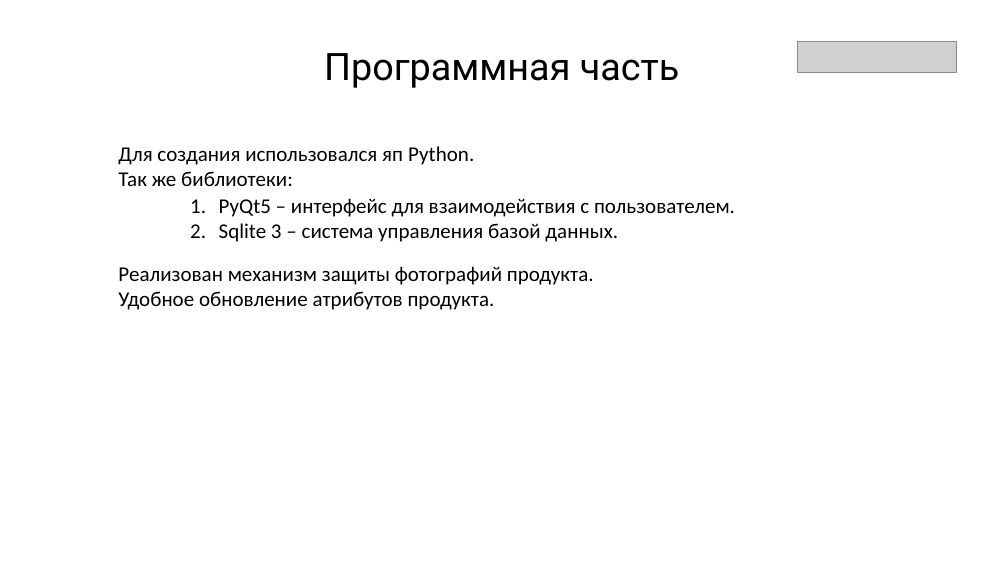
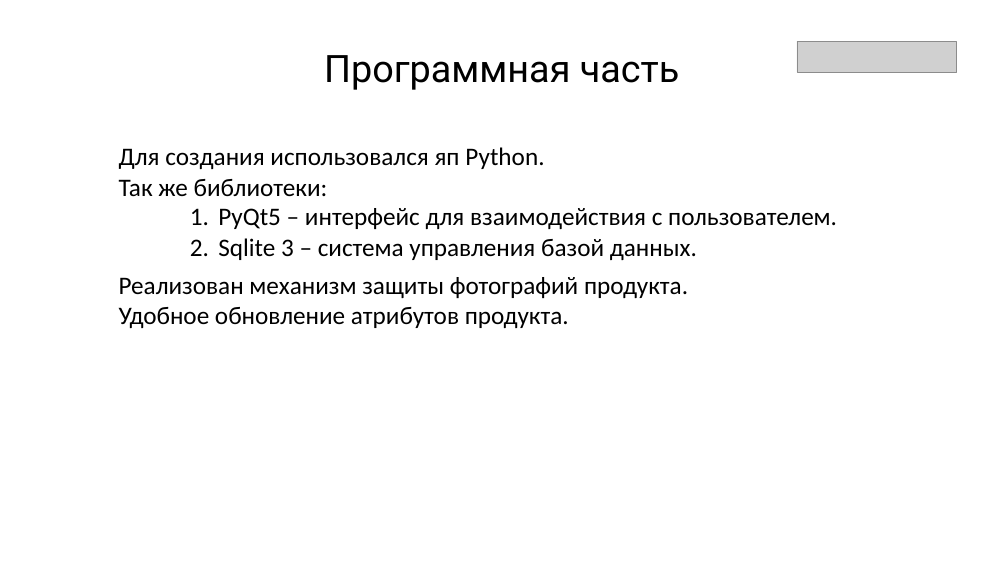
Before and after one commit to asikpro13/ProjectLyceym, a slide deck: slide 4 of Представление Мазурек Вадим.pptx. Drawn at 1008x567 pixels with LibreOffice and Linux fonts; fonts in the diff are those of the drawing; grey boxes stand for pictures. Boxes give left, top, right and bottom in pixels: in the first picture for what was removed or moved away, otherwise in the second. Text is boxed around its words. In the diff, an @@ line names an element or a change of style, - is before the commit and + after.

```diff
--- a/Представление Мазурек Вадим.pptx
+++ b/Представление Мазурек Вадим.pptx
@@ size 20 to 24 pt in 3 elements at [119,147,544,196], [119,277,688,328], [218,208,837,260] @@
@@ text "PyQt5 – интерфейс для взаимодействия ...": place and size @@
-text "PyQt5 – интерфейс для взаимодействия ..." at [219,198,735,242]
+text "PyQt5 – интерфейс для взаимодействия ..." at [218,208,837,260]
@@ text "Реализован механизм защиты фотографий продукта.": place and size @@
-text "Реализован механизм защиты фотографий продукта." at [118,266,594,310]
+text "Реализован механизм защиты фотографий продукта." at [119,277,688,328]
```
Also in this commit, not shown: 7 other slides changed.
